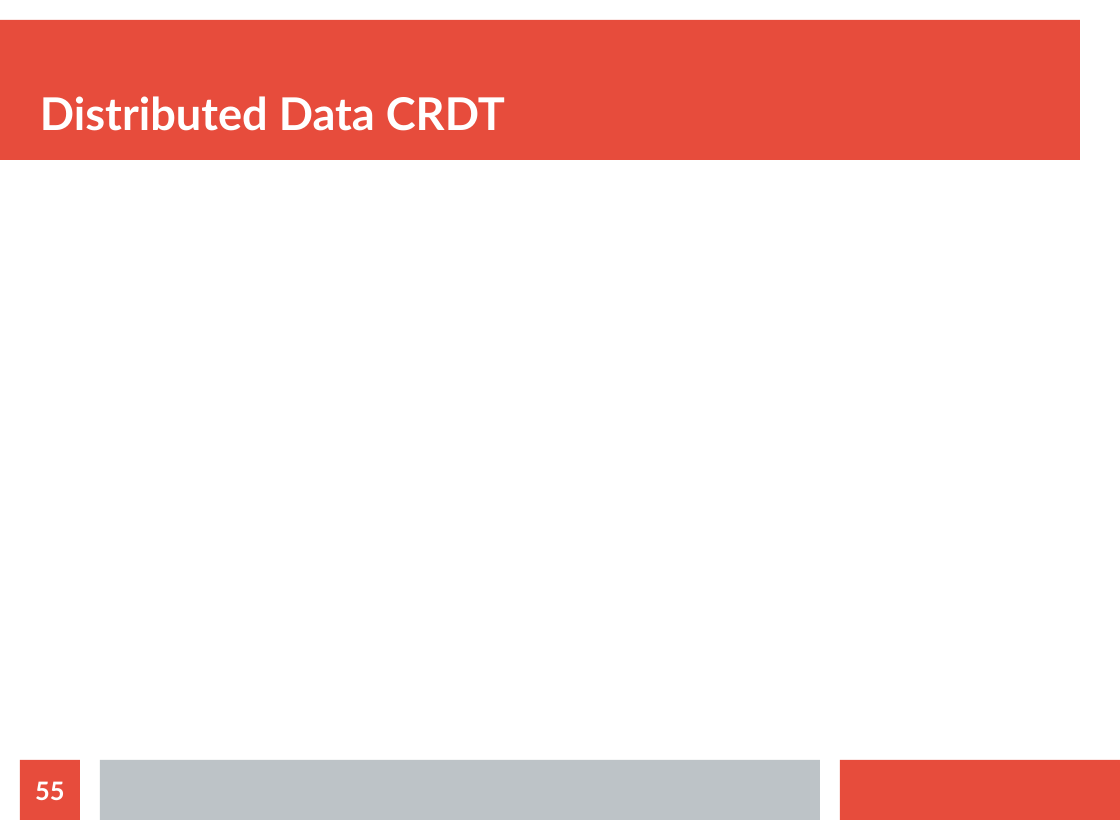
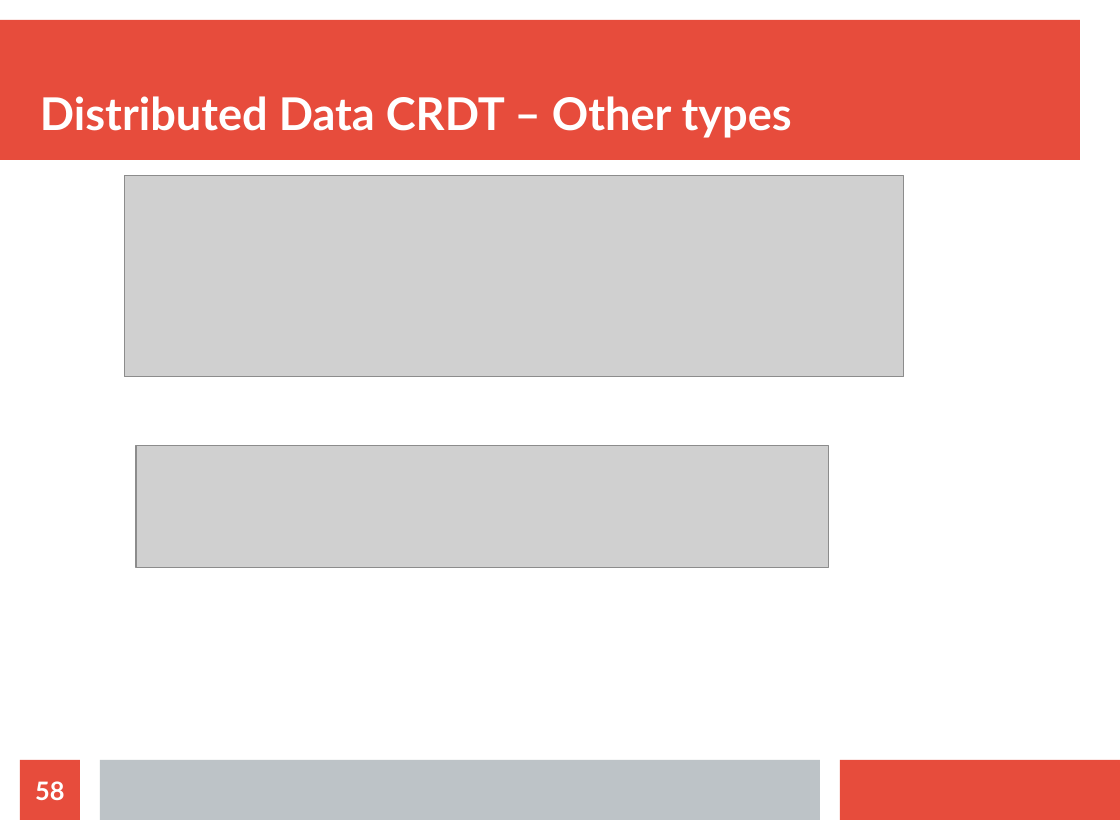
Before and after one commit to bytemania/akka-java-cluster, a slide deck: slide 58 of src/main/resources/res/presentation.odp (slide 55 before the commit). Drawn at 1120x840 pixels with LibreOffice and Linux fonts; fonts in the diff are those of the drawing; grey boxes stand for pictures. Boxes give left, top, right and bottom in pixels: in the first picture for what was removed or moved away, otherwise in the second. Text is boxed around its words. In the diff, an @@ line names an element or a change of style, - is before the commit and + after.

```diff
--- a/src/main/resources/res/presentation.odp
+++ b/src/main/resources/res/presentation.odp
@@ title at (x1=40, y1=96, x2=792, y2=138): text changed @@
-Distributed Data CRDT
+Distributed Data CRDT – Other types
@@ picture added at (x1=124, y1=176, x2=905, y2=377) @@
@@ picture added at (x1=136, y1=445, x2=828, y2=568) @@
@@ page number at (x1=35, y1=781, x2=64, y2=800): text changed @@
-55
+58
```
Also in this commit, not shown: 4 other slides changed, 15 slides added.
